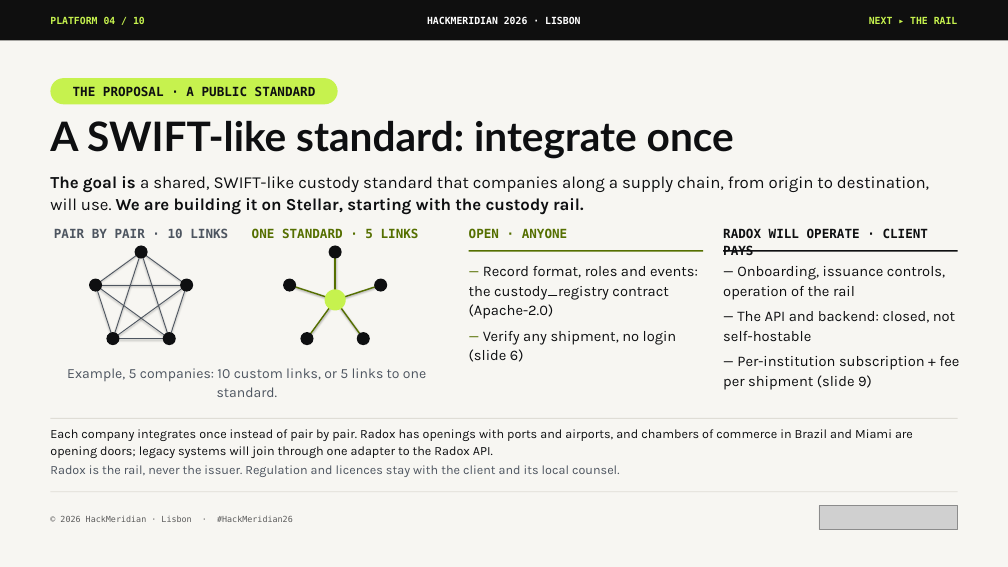
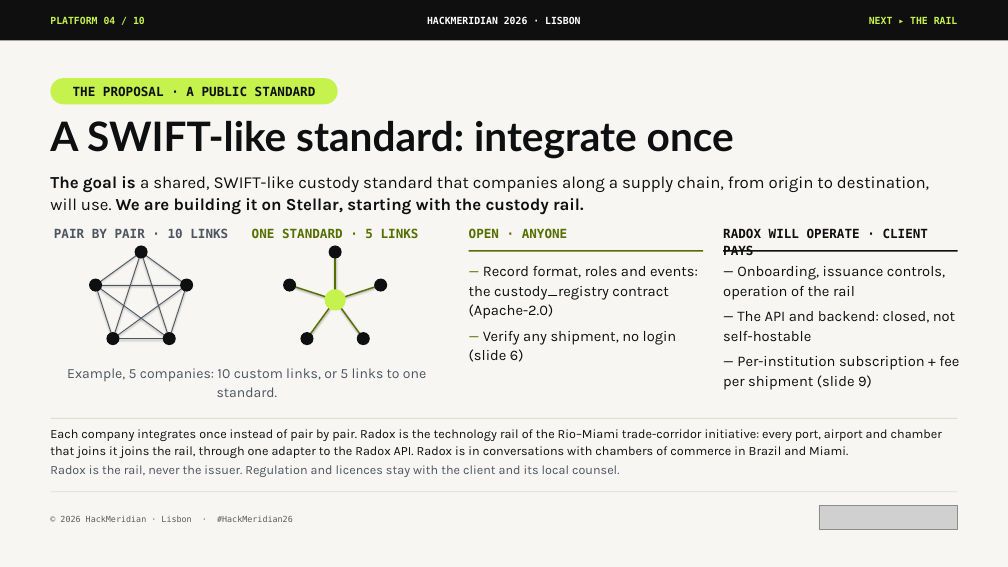
Before and after one commit to pwsaragossy/hackmeridian-cos, a slide deck: slide 4 of projects/hackmeridian-rail/deck/radox-custody-rail.pptx. Drawn at 1008x567 pixels with LibreOffice and Linux fonts; fonts in the diff are those of the drawing; grey boxes stand for pictures. Boxes give left, top, right and bottom in pixels: in the first picture for what was removed or moved away, otherwise in the second. Text is boxed around its words. In the diff, an @@ line names an element or a change of style, - is before the commit and + after.

Commit message:
update from hackmeridian-rail

```diff
--- a/projects/hackmeridian-rail/deck/radox-custody-rail.pptx
+++ b/projects/hackmeridian-rail/deck/radox-custody-rail.pptx
@@ text at (50, 429, 942, 458): text changed @@
-Each company integrates once instead of pair by pair. Radox has openings with ports and airports, and chambers of commerce in Brazil and Miami are opening doors; legacy systems will join through one adapter to the Radox API.
+Each company integrates once instead of pair by pair. Radox is the technology rail of the Rio–Miami trade-corridor initiative: every port, airport and chamber that joins it joins the rail, through one adapter to the Radox API. Radox is in conversations with chambers of commerce in Brazil and Miami.
```
Also in this commit, not shown: 4 other files.
